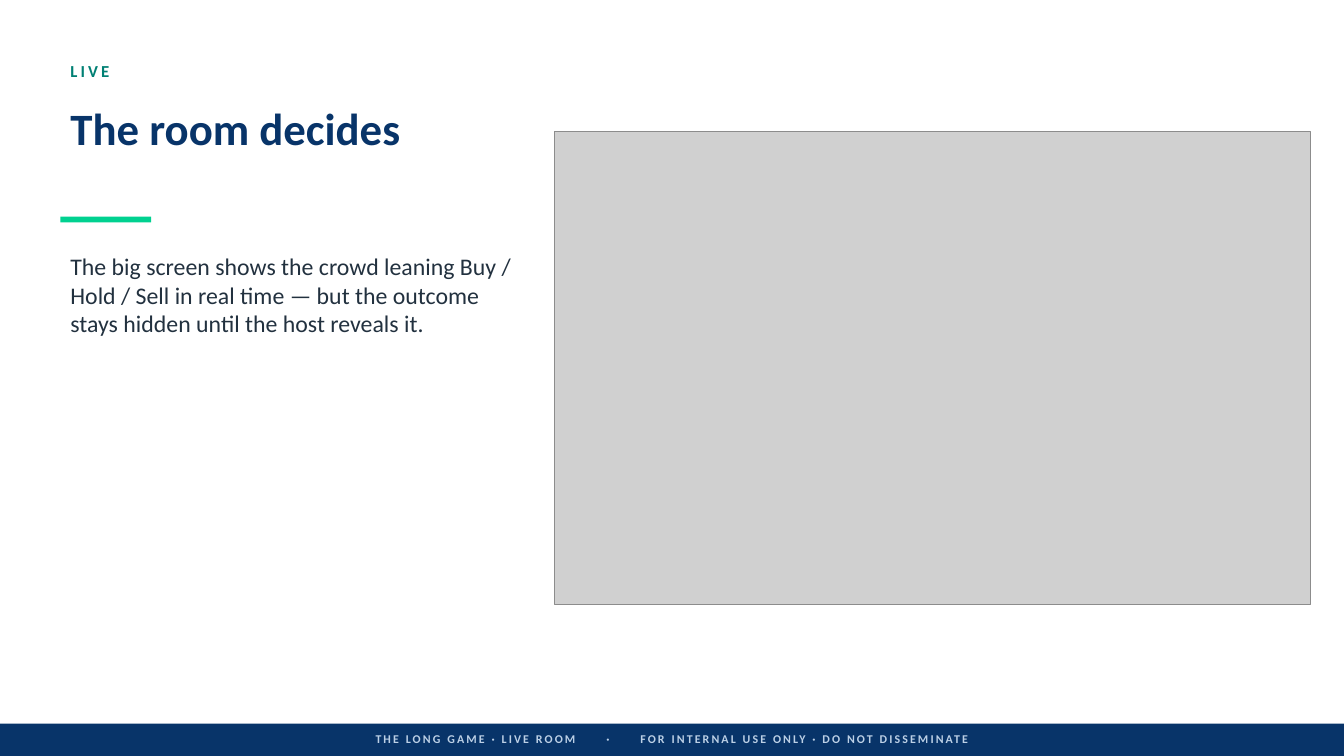
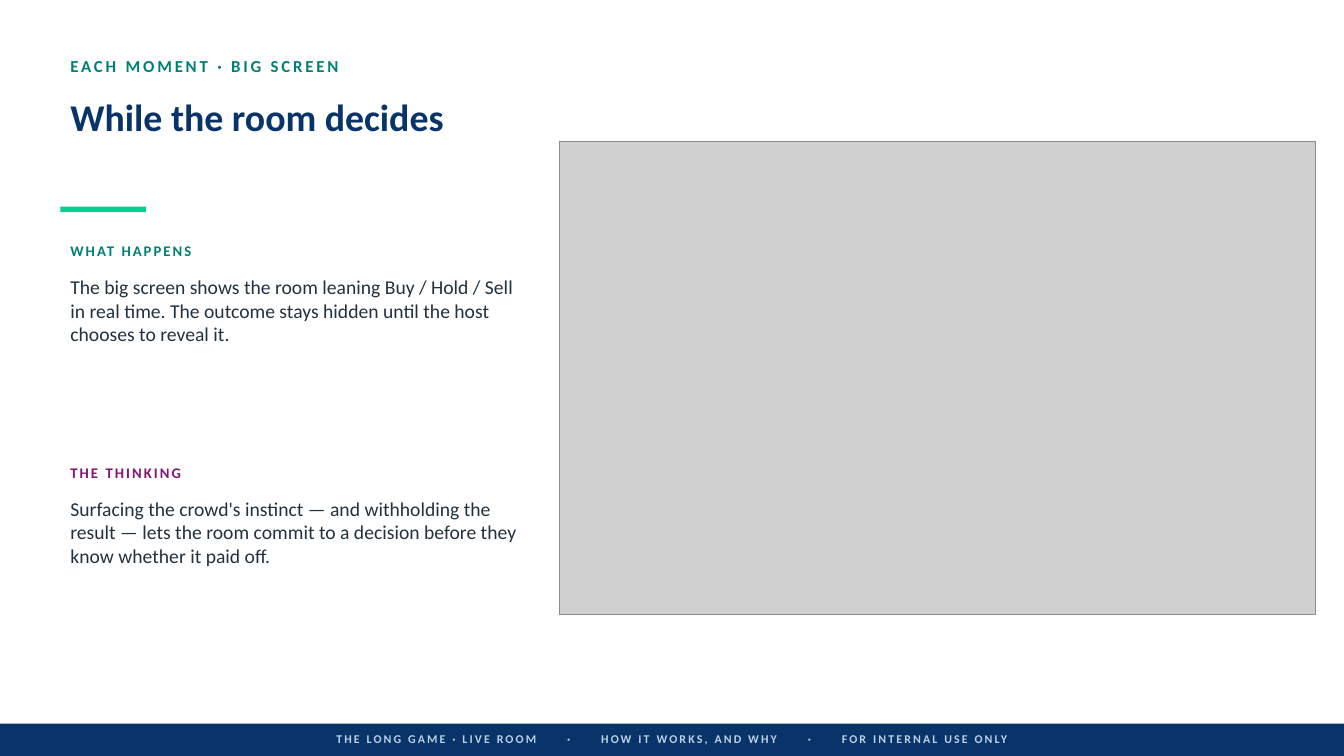
Before and after one commit to cheesin30/decisionframework, a slide deck: slide 6 of consultant-materials/The-Long-Game-Live-Walkthrough.pptx (slide 5 before the commit). Drawn at 1344x756 pixels with LibreOffice and Linux fonts; fonts in the diff are those of the drawing; grey boxes stand for pictures. Boxes give left, top, right and bottom in pixels: in the first picture for what was removed or moved away, otherwise in the second. Text is boxed around its words. In the diff, an @@ line names an element or a change of style, - is before the commit and + after.

```diff
--- a/consultant-materials/The-Long-Game-Live-Walkthrough.pptx
+++ b/consultant-materials/The-Long-Game-Live-Walkthrough.pptx
@@ text removed at (70,66,109,77) @@
-LIVE
@@ text added at (70,61,339,72), 12 pt, text #008074, bold @@
+EACH MOMENT · BIG SCREEN
@@ text at (70,104,444,132): text changed; size 32 to 27 pt @@
-The room decides
+While the room decides
@@ picture: place and size @@
-picture at (555,132,1311,605)
+picture at (560,142,1316,615)
@@ rectangle: place and size @@
-rectangle at (60,217,151,223)
+rectangle at (60,207,146,213)
@@ text added at (60,237,539,269), 10.5 pt, text #008074, bold @@
+WHAT HAPPENS
@@ text at (70,280,513,341): text changed; size 17 to 14 pt @@
-The big screen shows the crowd leaning Buy / Hold / Sell in real time — but the outcome stays hidden until the host reveals it.
+The big screen shows the room leaning Buy / Hold / Sell in real time. The outcome stays hidden until the host chooses to reveal it.
@@ text added at (70,468,181,478), 10.5 pt, text #831574, bold @@
+THE THINKING
@@ text added at (70,502,516,566), 14 pt, text #22313F @@
+Surfacing the crowd's instinct — and withholding the result — lets the room commit to a decision before they know whether it paid off.
@@ text at (336,735,777,745): text changed @@
-THE LONG GAME · LIVE ROOM · FOR INTERNAL USE ONLY · DO NOT DISSEMINATE
+THE LONG GAME · LIVE ROOM · HOW IT WORKS, AND WHY · FOR INTERNAL USE ONLY
```
Also in this commit, not shown: 3 other slides changed, 10 slides added, 9 slides removed, 1 other file.
